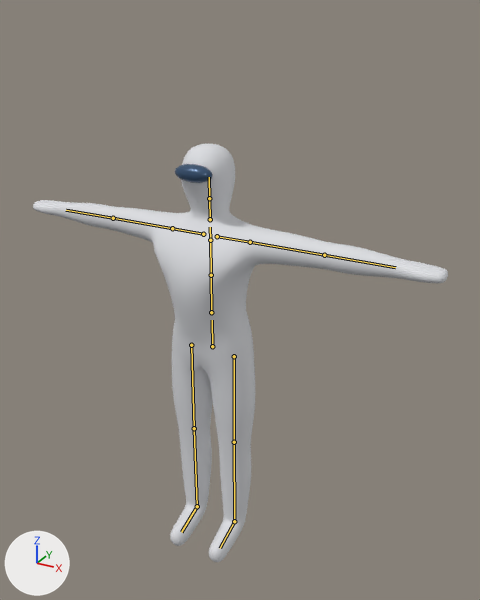
An edit to the FBX model Assets/Models/CharacterModels/Mannequin/Mannequin.fbx, drawn before and after from the same camera.
Camera for both pictures: a 50 mm lens placed at (1.25, -2.04, 2.2), pointed at (0.06, 0.11, 1.12). Every picture has the same lights, and +X, +Y and +Z are marked at lower left. The picture after the commit comes second. The bones that change, and the others that lie on the model, are drawn over the model as lines.

Objects in the first picture: 'Body'.
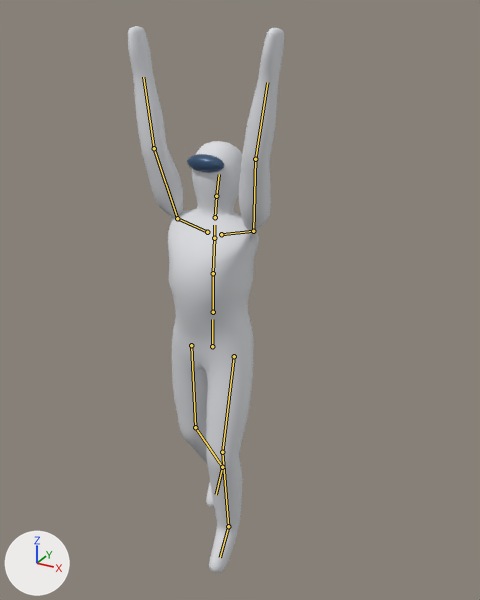
The newer file adds an action. The first version stands in its rest pose; the second is drawn at frame 85 of the action 'Armature|Hang'.

Location of each change, [x1, y1, x2, y2] in pixels of the pictures (480 x 600 px):
'Body', posed (62% narrower, 31% taller): before [33, 144, 448, 562]; after [128, 26, 284, 573]
bone 'Hips', root to tip: before (212, 346) to (212, 320); after (212, 346) to (212, 319)
bone 'Chest', root to tip: before (211, 275) to (210, 240); after (213, 273) to (214, 238)
bone 'Neck', root to tip: before (210, 219) to (209, 198); after (215, 217) to (216, 196)
bone 'Head', root to tip: before (209, 198) to (209, 177); after (216, 196) to (219, 174)
bone 'LeftShoulder', root to tip: before (217, 236) to (250, 242); after (221, 234) to (253, 231)
bone 'LeftUpperArm', root to tip: before (250, 242) to (324, 255); after (253, 231) to (255, 159)
bone 'LeftLowerArm', root to tip: before (324, 255) to (395, 267); after (255, 159) to (267, 82)
bone 'RightShoulder', root to tip: before (203, 234) to (172, 228); after (207, 232) to (177, 218)
bone 'RightUpperArm', root to tip: before (172, 228) to (113, 218); after (177, 218) to (154, 148)
bone 'RightLowerArm', root to tip: before (113, 218) to (66, 210); after (154, 148) to (143, 77)
bone 'LeftUpperLeg', root to tip: before (234, 356) to (234, 442); after (234, 356) to (222, 452)
bone 'LeftLowerLeg', root to tip: before (234, 442) to (234, 521); after (222, 452) to (228, 526)
bone 'LeftFoot', root to tip: before (234, 521) to (220, 548); after (228, 526) to (220, 557)
bone 'RightUpperLeg', root to tip: before (191, 345) to (194, 428); after (191, 345) to (195, 427)
bone 'RightLowerLeg', root to tip: before (194, 428) to (197, 506); after (195, 427) to (222, 467)
bone 'RightFoot', root to tip: before (197, 506) to (181, 532); after (222, 467) to (216, 494)

What the commit changed:
Bone 'Hips' (bone_hips) turns from (0, 0, 0) to (-3, 0, 0) degrees about its own x, y and z.
Bone 'Chest' (bone_chest) turns from (0, 0, 0) to (-2, 0, 0) degrees about its own x, y and z.
Bone 'Neck' (bone_neck) turns from (0, 0, 0) to (-5, 0, 0) degrees about its own x, y and z.
Bone 'Head' (bone_head) turns from (0, 0, 0) to (-5, 0, 0) degrees about its own x, y and z.
Bone 'LeftShoulder' (bone_leftshoulder) turns from (0, 0, 0) to (14, 5, 0) degrees about its own x, y and z.
Bone 'LeftUpperArm' (bone_leftupperarm) turns from (0, 0, 0) to (-68, -167, -3) degrees about its own x, y and z.
Bone 'LeftLowerArm' (bone_leftlowerarm) turns from (0, 0, 0) to (0, -2, -16) degrees about its own x, y and z.
Bone 'RightShoulder' (bone_rightshoulder) turns from (0, 0, 0) to (14, -5, 0) degrees about its own x, y and z.
Bone 'RightUpperArm' (bone_rightupperarm) turns from (0, 0, 0) to (-68, 166, 4) degrees about its own x, y and z.
Bone 'RightLowerArm' (bone_rightlowerarm) turns from (0, 0, 0) to (0, 2, 16) degrees about its own x, y and z.
Bone 'LeftUpperLeg' (bone_leftupperleg) turns from (0, 0, 0) to (10, 0, 0) degrees about its own x, y and z.
Bone 'LeftLowerLeg' (bone_leftlowerleg) turns from (0, 0, 0) to (-20, 0, 0) degrees about its own x, y and z.
Bone 'LeftFoot' (bone_leftfoot) turns from (0, 0, 0) to (-30, 0, 0) degrees about its own x, y and z.
Bone 'RightUpperLeg' (bone_rightupperleg) turns from (0, 0, 0) to (-5, 0, 0) degrees about its own x, y and z.
Bone 'RightLowerLeg' (bone_rightlowerleg) turns from (0, 0, 0) to (-30, 0, 0) degrees about its own x, y and z.
Bone 'RightFoot' (bone_rightfoot) turns from (0, 0, 0) to (-10, 0, 0) degrees about its own x, y and z.
